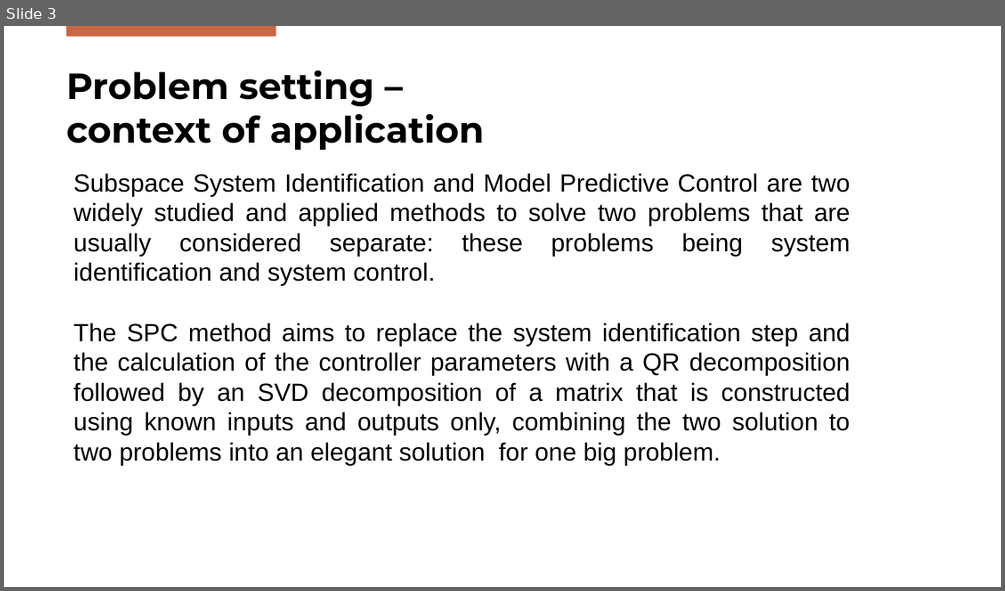
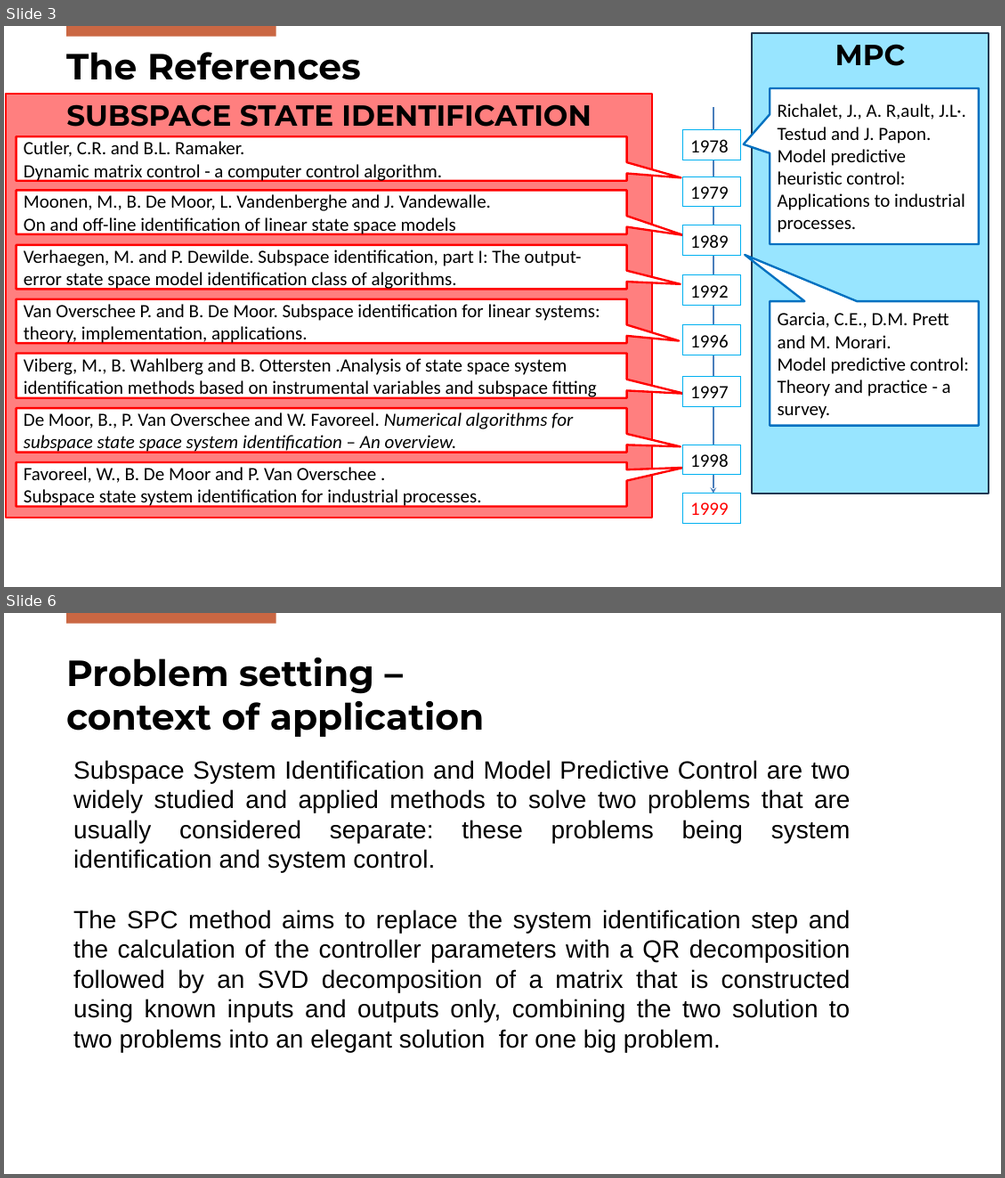
Before and after one commit to Gabriele-Mazzoleni/Progetto_ALES_aa_2025_2026, a slide deck: SPC_Presentation.pptx. Shown one above the other, each under a label of ours: slide 3 before the commit, slides 3 and 6 after it; the slides between them are not shown. The pictures are 1005x591 and 1005x1178 pixels, drawn with LibreOffice and Linux fonts; fonts in the diff are those of the drawing; background and template pictures are left out. Boxes give left, top, right and bottom in pixels: in the first picture for what was removed or moved away, otherwise in the second. Text is boxed around its words. In the diff, an @@ line names an element or a change of style, - is before the commit and + after.

```diff
--- a/SPC_Presentation.pptx
+++ b/SPC_Presentation.pptx
@@ slide 3 added at [4,26,1001,587], background #FFFFFF; not listed: 1 template element that a slide beside it also shows @@
@@ title added at [66,52,361,80], 35 pt, text #000000, bold @@
+The References
@@ rectangle added at [752,33,989,493], fill #33CCFF at 50% opacity, outline #233953 2 pt, 28 pt, text #000000, bold @@
+MPC
@@ rectangle added at [7,94,652,517], fill #FF0000 at 50% opacity, outline #FF0000 2 pt, 28 pt, text #000000, bold @@
+SUBSPACE STATE IDENTIFICATION
@@ speech box added at [769,88,979,244], fill #FFFFFF, outline #0070C0 2 pt, 18 pt, text #000000 @@
+Richalet, J., A. R,ault, J.L·. Testud and J. Papon. Model predictive heuristic control: Applications to industrial processes.
@@ rectangle added at [683,130,740,160], fill #FFFFFF, outline #00B0F0 0.75 pt, 18 pt, text #000000 @@
+1978
@@ arrow added from (713, 107) to (713, 493), #4B7EBC 1.5 pt @@
@@ speech box added at [16,136,627,181], fill #FFFFFF, outline #FF0000 2 pt, 18 pt, text #000000 @@
+Cutler, C.R. and B.L. Ramaker.
+Dynamic matrix control - a computer control algorithm.
@@ rectangle added at [683,176,740,206], fill #FFFFFF, outline #00B0F0 0.75 pt, 18 pt, text #000000 @@
+1979
@@ speech box added at [16,191,627,234], fill #FFFFFF, outline #FF0000 2 pt, 18 pt, text #000000 @@
+Moonen, M., B. De Moor, L. Vandenberghe and J. Vandewalle.
+On and off-line identification of linear state space models
@@ rectangle added at [683,225,740,256], fill #FFFFFF, outline #00B0F0 0.75 pt, 18 pt, text #000000 @@
+1989
@@ speech box added at [16,245,627,289], fill #FFFFFF, outline #FF0000 2 pt, 18 pt, text #000000 @@
+Verhaegen, M. and P. Dewilde. Subspace identification, part I: The output-error state space model identification class of algorithms.
@@ rectangle added at [683,275,740,305], fill #FFFFFF, outline #00B0F0 0.75 pt, 18 pt, text #000000 @@
+1992
@@ speech box added at [16,299,627,343], fill #FFFFFF, outline #FF0000 2 pt, 18 pt, text #000000 @@
+Van Overschee P. and B. De Moor. Subspace identification for linear systems: theory, implementation, applications.
@@ speech box added at [769,301,979,426], fill #FFFFFF, outline #0070C0 2 pt, 18 pt, text #000000 @@
+Garcia, C.E., D.M. Prett and M. Morari.
+Model predictive control: Theory and practice - a survey.
@@ rectangle added at [683,325,740,355], fill #FFFFFF, outline #00B0F0 0.75 pt, 18 pt, text #000000 @@
+1996
@@ speech box added at [16,354,627,398], fill #FFFFFF, outline #FF0000 2 pt, 18 pt, text #000000 @@
+Viberg, M., B. Wahlberg and B. Ottersten .Analysis of state space system identification methods based on instrumental variables and subspace fitting
@@ rectangle added at [683,376,740,406], fill #FFFFFF, outline #00B0F0 0.75 pt, 18 pt, text #000000 @@
+1997
@@ speech box added at [16,408,627,452], fill #FFFFFF, outline #FF0000 2 pt, 18 pt, text #000000, italic @@
+De Moor, B., P. Van Overschee and W. Favoreel. Numerical algorithms for subspace state space system identification – An overview.
@@ rectangle added at [683,445,740,475], fill #FFFFFF, outline #00B0F0 0.75 pt, 18 pt, text #000000 @@
+1998
@@ speech box added at [16,462,627,506], fill #FFFFFF, outline #FF0000 2 pt, 18 pt, text #000000 @@
+Favoreel, W., B. De Moor and P. Van Overschee .
+Subspace state system identification for industrial processes.
@@ rectangle added at [683,492,740,523], fill #FFFFFF, outline #00B0F0 0.75 pt, 18 pt, text #FF0000 @@
+1999
@@ what was slide 3 is now slide 6 @@
```
Also in this commit, not shown: 2 slides changed, 2 other slides added, 1 other file.
